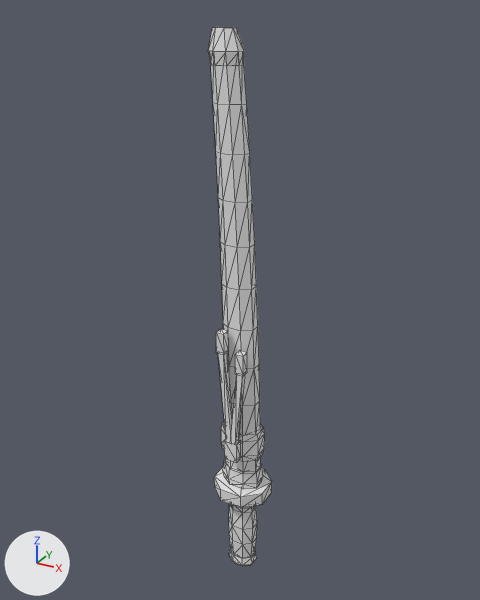
A saved change to the OBJ model src/main/resources/assets/clashweave/models/sheath.obj.
Both versions are drawn from a camera (50 mm lens) standing at (0.77, -1.417, 1.291) and looking at (-0.031, 0.039, 0.563). The axes (+X, +Y, +Z) are drawn at lower left. The lights are the same throughout. The older version comes first. Mesh edges are drawn as thin lines. Where no turn or scale is listed for an object, it has been applied to the vertices.

Names of what the first picture shows: 'hilt', 'saya'.
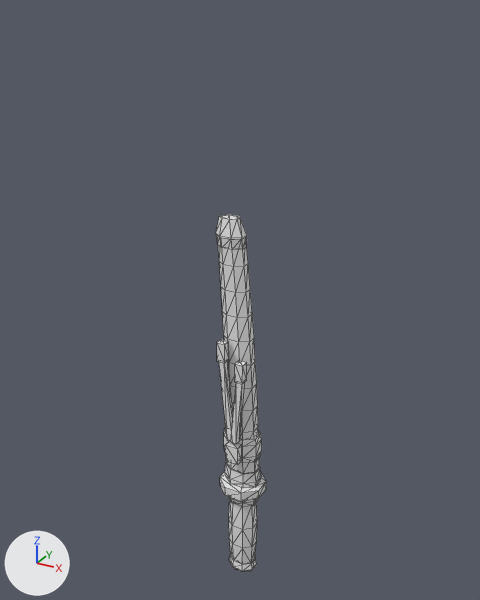
Location of each change, (x1, y1, x2, y2) in pixels of the pictures (480 x 600 px; the box of a moved part takes in the faces that stretch with it):
'saya', reshaped (19% narrower, 41% shorter): before (208, 27, 265, 489); after (216, 215, 262, 488)
'hilt', reshaped (20% narrower): before (214, 467, 272, 567); after (220, 471, 266, 572)
part 1 of me_hilt, moved or reshaped: before (229, 548, 257, 567); after (229, 554, 257, 572)
part 2 of me_hilt, moved or reshaped (mostly hidden before): before (231, 504, 255, 509); after (228, 497, 258, 507)
part 3 of me_hilt, added: after (220, 471, 266, 502)
part 4 of me_hilt, rebuilt (18% taller): before (229, 504, 257, 558); after (229, 500, 257, 564)
part 5 of me_hilt, deleted: before (214, 467, 272, 508)
part 6 of me_saya, moved or reshaped: before (208, 27, 244, 66); after (216, 215, 247, 250)
part 7 of me_saya, moved or reshaped: before (224, 440, 241, 462); after (225, 441, 242, 465)
part 8 of me_saya, moved or reshaped: before (218, 353, 233, 442); after (219, 361, 233, 443)
part 9 of me_saya, moved or reshaped: before (216, 329, 229, 354); after (217, 339, 229, 363)
part 10 of me_saya, moved or reshaped: before (235, 350, 247, 376); after (235, 360, 247, 384)
part 11 of me_saya, moved or reshaped: before (211, 65, 265, 489); after (218, 245, 262, 488)

What changed in the scene script:
```text
Change me_hilt:
    used by ob_hilt; location = (0.0, 0.0, 0.0)
    remove me_hilt.from_pydata(...)  # 104 vertices, 192 faces; spans x -0.081..0.081, y -0.074..0.074, z -0.32..0.0
    add me_hilt.from_pydata(...)  # 96 vertices, 176 faces; spans x -0.066..0.066, y -0.06..0.06, z -0.342..0.0
    me_hilt part 1: the loose piece of 24 vertices spanning x -0.042..0.042, y -0.034..0.034, z -0.32..-0.28 is scaled about its middle by (1, 0.997, 0.932), then moved by (0.0, 0.0, -0.023)
    me_hilt part 2: the loose piece of 24 vertices spanning x -0.048..0.048, y -0.039..0.039, z -0.08..-0.04 is moved by (0.0, 0.0, 0.01)
    me_hilt part 3: a new loose piece, an 8-sided cylinder along z spanning x -0.066..0.066, y -0.06..0.06, z -0.03..0.0
    me_hilt part 4: the loose piece of 40 vertices spanning x -0.042..0.042, y -0.034..0.034, z -0.28..-0.08 is rebuilt with 32 vertices and now spans x -0.043..0.043, y -0.034..0.034, z -0.305..-0.071
    me_hilt part 5: the loose piece of 16 vertices spanning x -0.081..0.081, y -0.074..0.074, z -0.04..0.0 is deleted
Change me_saya:
    used by ob_saya; location = (0.0, 0.0, 0.0)
    remove me_saya.from_pydata(...)  # 208 vertices, 380 faces; spans x -0.087..0.061, y -0.072..0.046, z 0.0..1.25
    add me_saya.from_pydata(...)  # 208 vertices, 380 faces; spans x -0.075..0.053, y -0.066..0.04, z 0.0..0.806
    me_saya part 6: the loose piece of 24 vertices spanning x -0.087..-0.005, y -0.031..0.031, z 1.17..1.25 is scaled about its middle by (0.962, 0.932, 0.934), then moved by (0.01, 0.0, -0.441)
    me_saya part 7: the loose piece of 8 vertices spanning x -0.021..0.019, y -0.072..-0.048, z 0.115..0.175 is scaled about its middle by (1, 1, 0.933), then moved by (0.0, 0.006, -0.015)
    me_saya part 8: the loose piece of 8 vertices spanning x -0.041..0.002, y -0.069..-0.047, z 0.17..0.45 is scaled about its middle by (1.04, 1, 0.893), then moved by (-0.002, 0.006, -0.015)
    me_saya part 9: the loose piece of 8 vertices spanning x -0.044..-0.02, y -0.068..-0.044, z 0.448..0.508 is scaled about its middle by (1, 1, 0.933), then moved by (-0.002, 0.006, -0.032)
    me_saya part 10: the loose piece of 8 vertices spanning x 0.013..0.037, y -0.068..-0.044, z 0.398..0.458 is scaled about its middle by (1, 1, 0.933), then moved by (-0.005, 0.006, -0.032)
    me_saya part 11: 152 of 208 vertices moved; they spanned x -0.084..0.061, y -0.069..0.046, z 0.0..1.2 and now span x -0.071..0.053, y -0.063..0.04, z 0.0..0.756; mean shift (0.002, 0.0, -0.133); largest move (-0.084, 0.012, 1.2) -> (-0.071, 0.011, 0.756)
```
